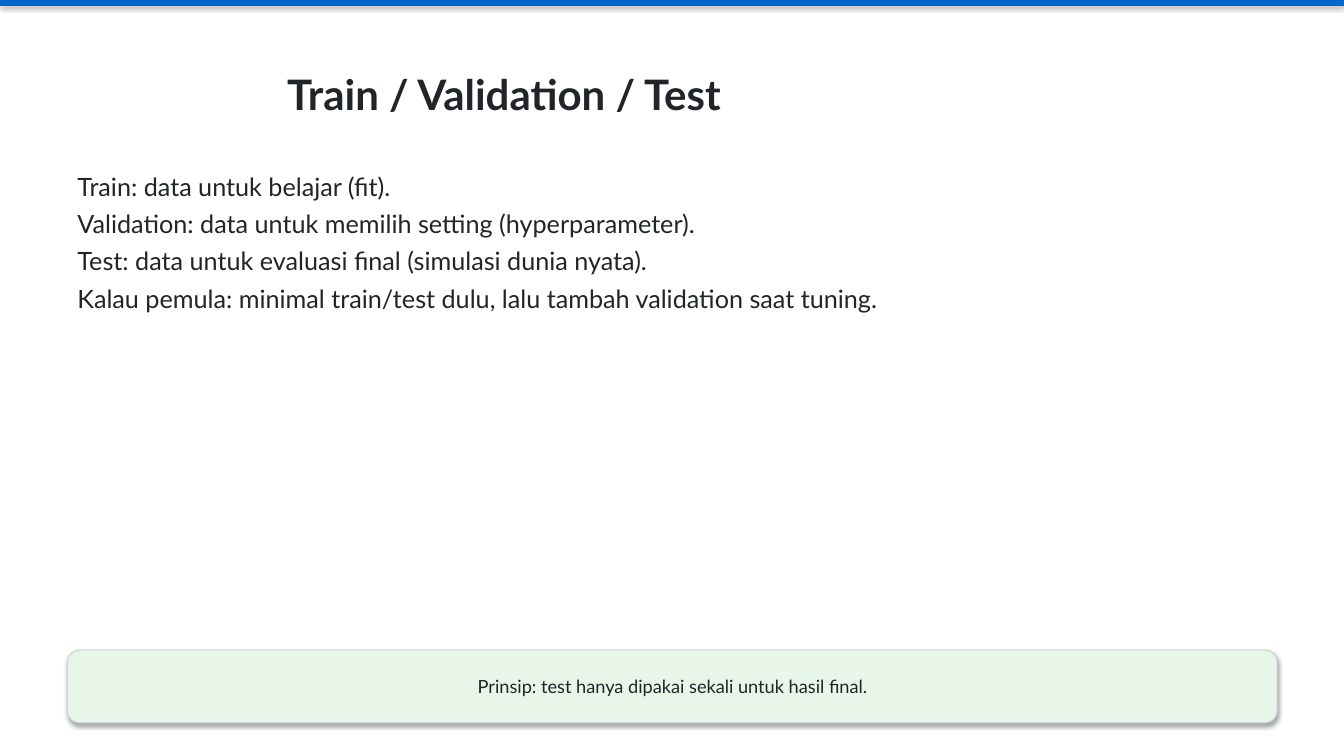
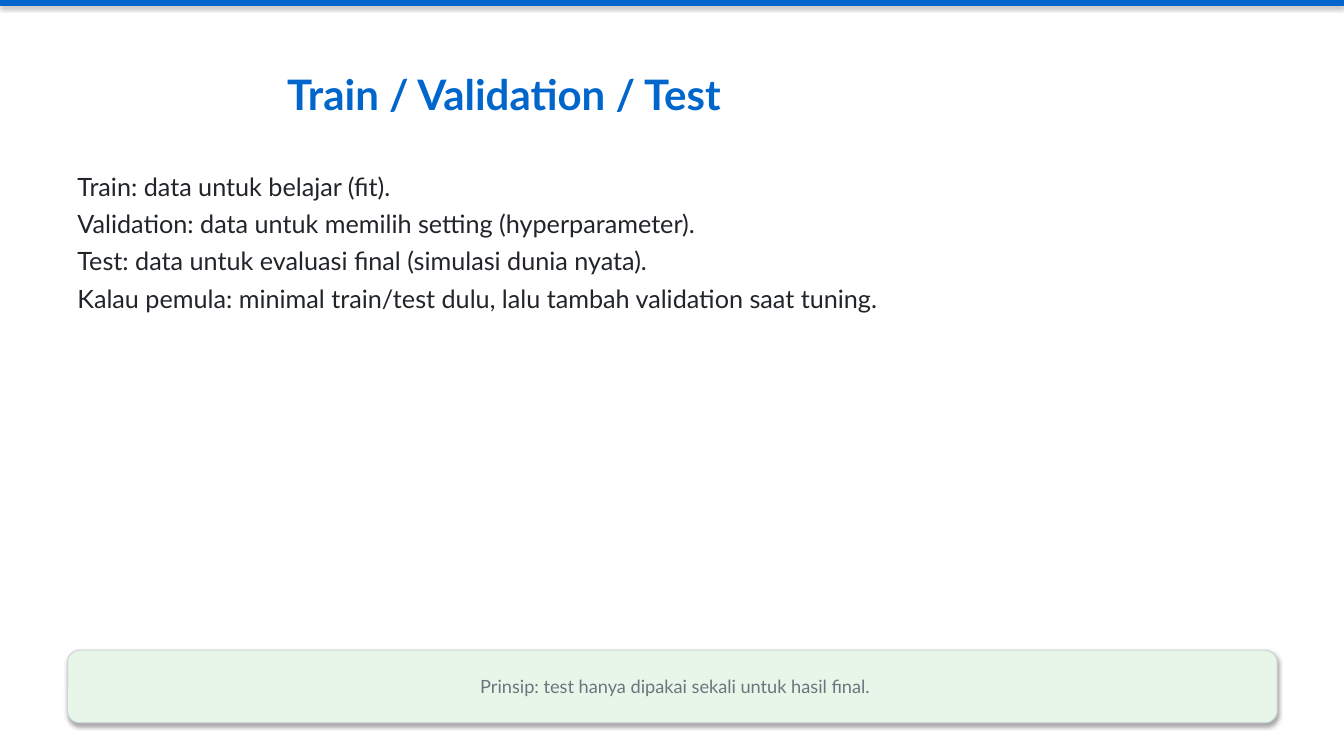
Before and after one commit to Kiryzsuuu/ai-hands-on, a slide deck: slide 10 of AI_Learning_Modul.pptx. Drawn at 1344x756 pixels with LibreOffice and Linux fonts; fonts in the diff are those of the drawing. Boxes give left, top, right and bottom in pixels: in the first picture for what was removed or moved away, otherwise in the second. Text is boxed around its words. In the diff, an @@ line names an element or a change of style, - is before the commit and + after.

```diff
--- a/AI_Learning_Modul.pptx
+++ b/AI_Learning_Modul.pptx
@@ title "Train / Validation / Test" at (x1=287, y1=78, x2=721, y2=111): text colour #212529 to #0066CC @@
@@ rounded rectangle "Prinsip: test hanya dipakai sekali ..." at (x1=68, y1=650, x2=1277, y2=723): text colour #212529 to #6C757D @@
```
Also in this commit, not shown: 54 other slides changed, 1 other file.
